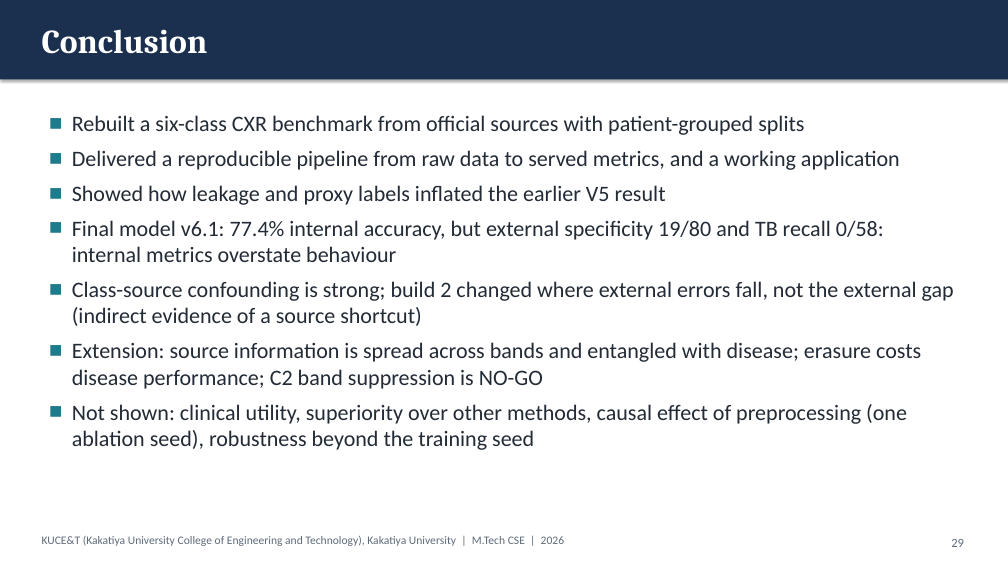
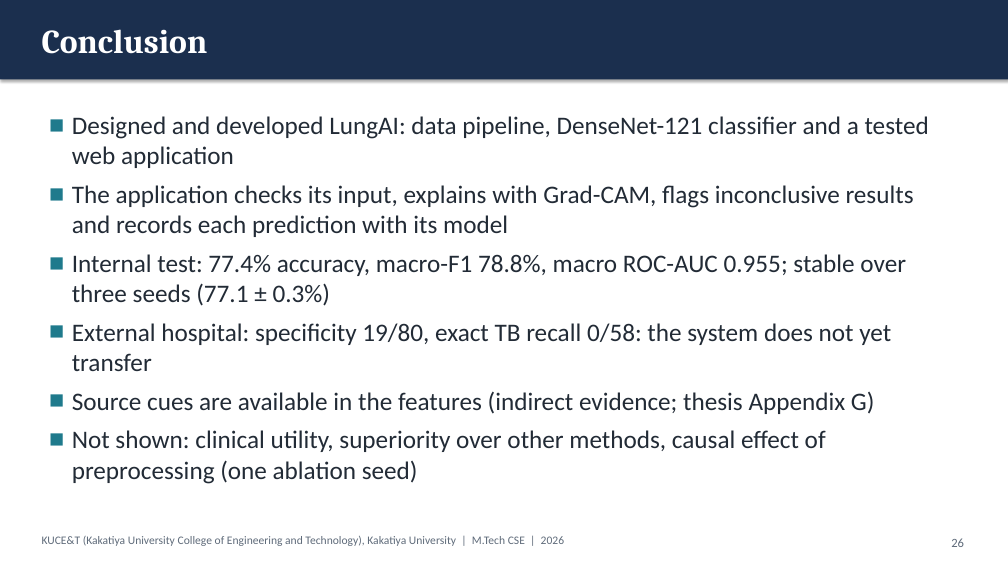
Before and after one commit to KSathwik/Lung_Disease_Detector, a slide deck: slide 26 of docs/presentation/LungAI_MTech_Presentation.pptx (slide 29 before the commit). Drawn at 1008x567 pixels with LibreOffice and Linux fonts; fonts in the diff are those of the drawing. Boxes give left, top, right and bottom in pixels: in the first picture for what was removed or moved away, otherwise in the second. Text is boxed around its words. In the diff, an @@ line names an element or a change of style, - is before the commit and + after.

```diff
--- a/docs/presentation/LungAI_MTech_Presentation.pptx
+++ b/docs/presentation/LungAI_MTech_Presentation.pptx
@@ text at <box>72,116,929,484</box>: text changed; size 21 to 24 pt @@
-■ Rebuilt a six-class CXR benchmark from official sources with patient-grouped splits
-■ Delivered a reproducible pipeline from raw data to served metrics, and a working application
-■ Showed how leakage and proxy labels inflated the earlier V5 result
-■ Final model v6.1: 77.4% internal accuracy, but external specificity 19/80 and TB recall 0/58: internal metrics overstate behaviour
-■ Class-source confounding is strong; build 2 changed where external errors fall, not the external gap (indirect evidence of a source shortcut)
-■ Extension: source information is spread across bands and entangled with disease; erasure costs disease performance; C2 band suppression is NO-GO
-■ Not shown: clinical utility, superiority over other methods, causal effect of preprocessing (one ablation seed), robustness beyond the training seed
+■ Designed and developed LungAI: data pipeline, DenseNet-121 classifier and a tested web application
+■ The application checks its input, explains with Grad-CAM, flags inconclusive results and records each prediction with its model
+■ Internal test: 77.4% accuracy, macro-F1 78.8%, macro ROC-AUC 0.955; stable over three seeds (77.1 ± 0.3%)
+■ External hospital: specificity 19/80, exact TB recall 0/58: the system does not yet transfer
+■ Source cues are available in the features (indirect evidence; thesis Appendix G)
+■ Not shown: clinical utility, superiority over other methods, causal effect of preprocessing (one ablation seed)
@@ page number at <box>951,538,964,547</box>: text changed @@
-29
+26
```
Also in this commit, not shown: 12 other slides changed, 20 other files.
